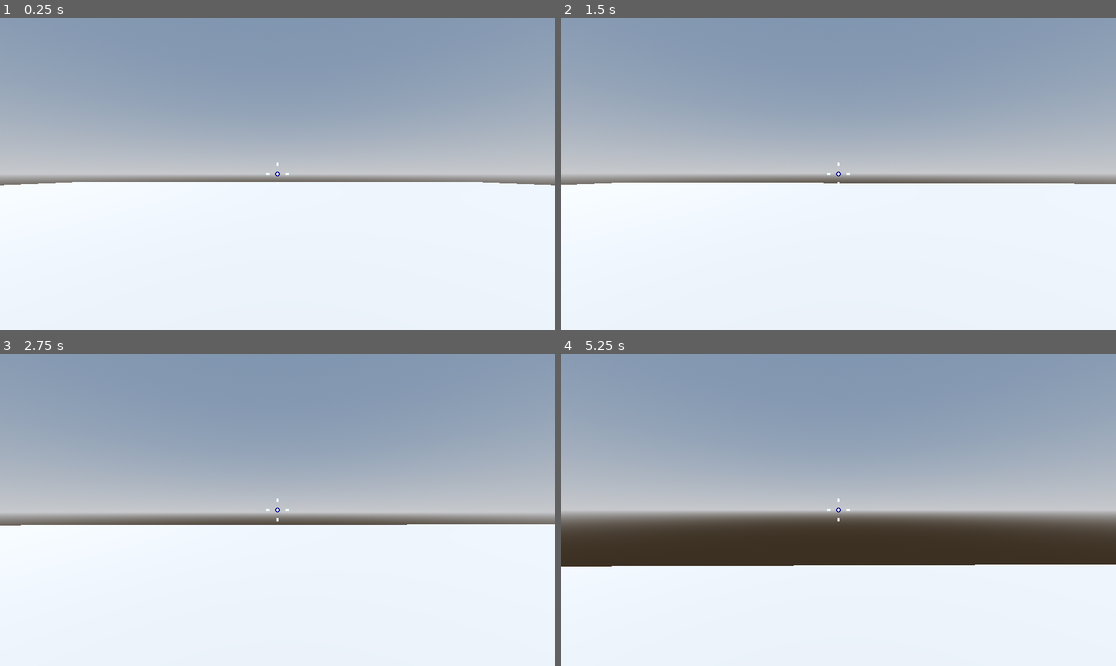
Above: before the commit, frames 1-4 (two rows, left to right).
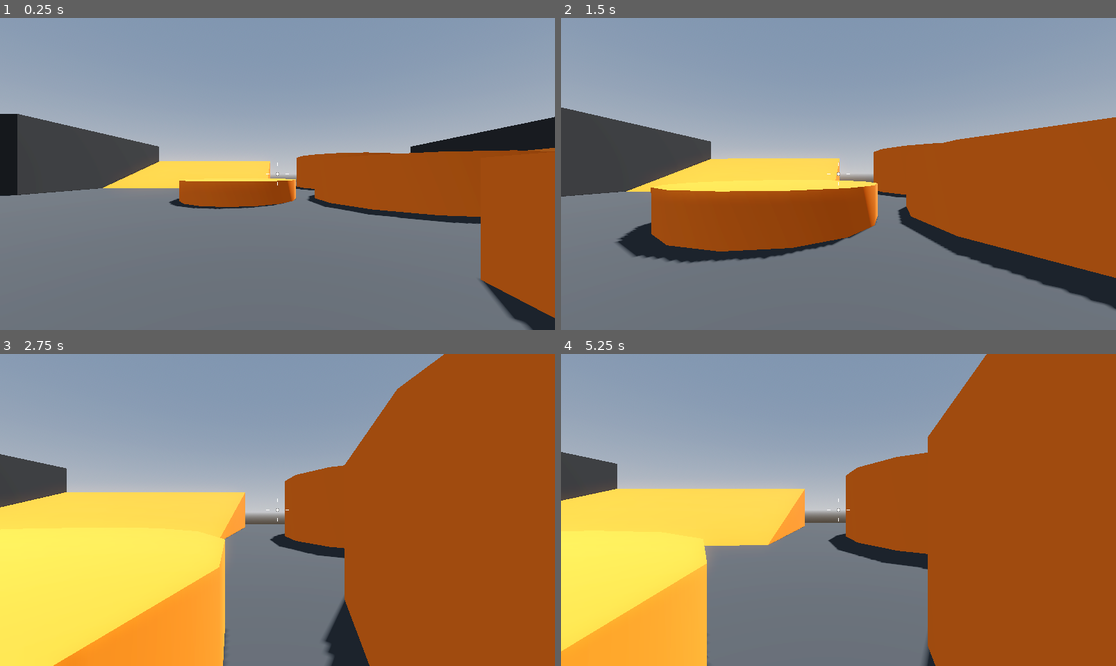
Above: after the commit, the same moments.

Repository: huangwei4478/godot-3d-exercises
Game: Godot game, scene res://Levels/Sandbox.tscn
Two runs of this game, one before a commit and one after it. Both use one fixed random seed, a clock stepped at 60 frames per second and the inputs below.
Inputs (mouse positions are in pixels of both pictures, inside the frame that each line leads up to):
- Up to frame 1 (0.25 s): no input
- Up to frame 2 (1.5 s): tap Enter at 0.5 s; move the mouse to (866, 174) at 0.52 s; hold W (move_forward) from 0.53 s (still down); tap Space (jump) at 0.6, 0.77, 1.07, 1.35 s; move the mouse to (810, 174) at 1.27 s
- Up to frame 3 (2.75 s): keep holding W (move_forward); tap Space (jump) at 1.52, 1.82, 2.1 s; move the mouse to (288, 503) at 2.02 s
- Up to frame 4 (5.25 s): keep holding W (move_forward); move the mouse to (832, 516) at 2.77 s; tap Space (jump) at 2.85, 3.02, 3.32, 3.6, 3.77, 4.07, 4.35, 4.52, 4.82, 5.1 s; move the mouse to (877, 513) at 3.52 s; move the mouse to (794, 506) at 4.27 s; move the mouse to (844, 510) at 5.02 s

The runs differ from the first frame. In frame 1, 60% of the frame differs, in the area x 0-100%, y 30-100%; in frame 2, 61%; in frame 3, 71%; in frame 4, 72%, in the area x 0-100%, y 0-100%.

Commit message:
[add] Prototyping Playground

Diff:
--- /dev/null
+++ b/RoboRampage/Levels/Materials/GrayMaterial.tres
@@ -0,0 +1,4 @@
+[gd_resource type="StandardMaterial3D" format=3 uid="uid://crnjq6y0ewktc"]
+
+[resource]
+albedo_color = Color(0.196078, 0.196078, 0.196078, 1)
--- /dev/null
+++ b/RoboRampage/Levels/Materials/OrangeMaterial.tres
@@ -0,0 +1,4 @@
+[gd_resource type="StandardMaterial3D" format=3 uid="uid://cu3tmrykbqdo0"]
+
+[resource]
+albedo_color = Color(1, 0.470588, 0.0784314, 1)
--- a/RoboRampage/Levels/Sandbox.tscn
+++ b/RoboRampage/Levels/Sandbox.tscn
@@ -1,56 +1,305 @@
-[gd_scene load_steps=8 format=3 uid="uid://d1dqqgyyth5bq"]
-
-[ext_resource type="PackedScene" uid="uid://bjbt8xxva0xgb" path="res://Player/player.tscn" id="1_pgxar"]
-
-[sub_resource type="ProceduralSkyMaterial" id="ProceduralSkyMaterial_u4qdh"]
+[gd_scene load_steps=7 format=3 uid="uid://b5ialeglb8xea"]
+
+[ext_resource type="Material" uid="uid://crnjq6y0ewktc" path="res://Levels/Materials/GrayMaterial.tres" id="1_bsio1"]
+[ext_resource type="PackedScene" uid="uid://bjbt8xxva0xgb" path="res://Player/player.tscn" id="1_yjku4"]
+[ext_resource type="Material" uid="uid://cu3tmrykbqdo0" path="res://Levels/Materials/OrangeMaterial.tres" id="3_djv3r"]
+
+[sub_resource type="ProceduralSkyMaterial" id="ProceduralSkyMaterial_k7jd5"]
 sky_horizon_color = Color(0.64625, 0.65575, 0.67075, 1)
 ground_horizon_color = Color(0.64625, 0.65575, 0.67075, 1)
 
-[sub_resource type="Sky" id="Sky_gbl4p"]
-sky_material = SubResource("ProceduralSkyMaterial_u4qdh")
-
-[sub_resource type="Environment" id="Environment_wiscw"]
+[sub_resource type="Sky" id="Sky_v7kp1"]
+sky_material = SubResource("ProceduralSkyMaterial_k7jd5")
+
+[sub_resource type="Environment" id="Environment_e0sye"]
 background_mode = 2
-sky = SubResource("Sky_gbl4p")
+sky = SubResource("Sky_v7kp1")
 tonemap_mode = 2
 glow_enabled = true
 
-[sub_resource type="StandardMaterial3D" id="StandardMaterial3D_3p77n"]
-albedo_color = Color(0.572549, 0.572549, 0.572549, 1)
-
-[sub_resource type="StandardMaterial3D" id="StandardMaterial3D_kp7rk"]
-albedo_color = Color(0.611765, 0.345098, 0, 1)
-
-[sub_resource type="StandardMaterial3D" id="StandardMaterial3D_ht8we"]
-albedo_color = Color(0.862745, 0.443137, 0, 1)
-
-[node name="Sandbox" type="Node3D"]
+[node name="SandBox" type="Node3D"]
 
 [node name="WorldEnvironment" type="WorldEnvironment" parent="."]
-environment = SubResource("Environment_wiscw")
+environment = SubResource("Environment_e0sye")
 
 [node name="DirectionalLight3D" type="DirectionalLight3D" parent="."]
-transform = Transform3D(-0.866025, -0.433013, 0.25, 0, 0.5, 0.866025, -0.5, 0.75, -0.433013, 0, 32.9312, 0)
+transform = Transform3D(-0.866025, -0.433013, 0.25, 0, 0.5, 0.866025, -0.5, 0.75, -0.433013, 0, 0, 0)
 shadow_enabled = true
 
 [node name="Floor" type="CSGBox3D" parent="."]
 transform = Transform3D(1, 0, 0, 0, 1, 0, 0, 0, 1, 0, -0.5, 0)
-material_override = SubResource("StandardMaterial3D_3p77n")
 use_collision = true
 size = Vector3(64, 1, 64)
-
-[node name="Player" parent="." instance=ExtResource("1_pgxar")]
-transform = Transform3D(1, 0, 0, 0, 1, 0, 0, 0, 1, 0, 1.23723, 0)
-
-[node name="Platform" type="Node3D" parent="."]
-
-[node name="CSGBox3D2" type="CSGBox3D" parent="Platform"]
-transform = Transform3D(1.4052, 0, 0, 0, 1, 0, 0, 0, 1.91852, -1.227, 1.5, 3.36438)
-use_collision = true
-material = SubResource("StandardMaterial3D_kp7rk")
-
-[node name="CSGBox3D" type="CSGBox3D" parent="Platform"]
-transform = Transform3D(1, 0, 0, 0, 1, 0, 0, 0, 1, 0.007, 0.5, 4.432)
-material_override = SubResource("StandardMaterial3D_ht8we")
-use_collision = true
-size = Vector3(4, 1, 4)
+material = ExtResource("1_bsio1")
+
+[node name="Player" parent="." instance=ExtResource("1_yjku4")]
+transform = Transform3D(1, 0, 0, 0, 1, 0, 0, 0, 1, 0, 1, 0)
+
+[node name="LevelObjects" type="Node3D" parent="."]
+
+[node name="Platform" type="CSGBox3D" parent="LevelObjects"]
+transform = Transform3D(1, 0, 0, 0, 1, 0, 0, 0, 1, -14, 0.5, -2)
+use_collision = true
+material = ExtResource("3_djv3r")
+
+[node name="Platform10" type="CSGBox3D" parent="LevelObjects"]
+transform = Transform3D(1, 0, 0, 0, 1, 0, 0, 0, 1, 19, 0.5, -7)
+use_collision = true
+material = ExtResource("3_djv3r")
+
+[node name="Platform11" type="CSGBox3D" parent="LevelObjects"]
+transform = Transform3D(1, 0, 0, 0, 1, 0, 0, 0, 1, 20, 1, -7)
+use_collision = true
+size = Vector3(1, 2, 1)
+material = ExtResource("3_djv3r")
+
+[node name="Platform12" type="CSGBox3D" parent="LevelObjects"]
+transform = Transform3D(1, 0, 0, 0, 1, 0, 0, 0, 1, 22, 1.5, -7)
+use_collision = true
+size = Vector3(1, 3, 1)
+material = ExtResource("3_djv3r")
+
+[node name="Platform13" type="CSGBox3D" parent="LevelObjects"]
+transform = Transform3D(1, 0, 0, 0, 1, 0, 0, 0, 1, 24, 2, -7)
+use_collision = true
+size = Vector3(1, 4, 1)
+material = ExtResource("3_djv3r")
+
+[node name="Platform14" type="CSGBox3D" parent="LevelObjects"]
+transform = Transform3D(1, 0, 0, 0, 1, 0, 0, 0, 1, 19, 0.5, 9)
+use_collision = true
+material = ExtResource("3_djv3r")
+
+[node name="Platform15" type="CSGBox3D" parent="LevelObjects"]
+transform = Transform3D(1, 0, 0, 0, 1, 0, 0, 0, 1, 20, 1, 9)
+use_collision = true
+size = Vector3(1, 2, 1)
+material = ExtResource("3_djv3r")
+
+[node name="Platform16" type="CSGBox3D" parent="LevelObjects"]
+transform = Transform3D(1, 0, 0, 0, 1, 0, 0, 0, 1, 22, 1.5, 9)
+use_collision = true
+size = Vector3(1, 3, 1)
+material = ExtResource("3_djv3r")
+
+[node name="Platform17" type="CSGBox3D" parent="LevelObjects"]
+transform = Transform3D(1, 0, 0, 0, 1, 0, 0, 0, 1, 24, 2, 9)
+use_collision = true
+size = Vector3(1, 4, 1)
+material = ExtResource("3_djv3r")
+
+[node name="Platform18" type="CSGBox3D" parent="LevelObjects"]
+transform = Transform3D(2.98023e-08, 0, 1, 0, 1, 0, -1, 0, 2.98023e-08, 17.25, 0.5, 24.25)
+use_collision = true
+material = ExtResource("3_djv3r")
+
+[node name="Platform19" type="CSGBox3D" parent="LevelObjects"]
+transform = Transform3D(2.98023e-08, 0, 1, 0, 1, 0, -1, 0, 2.98023e-08, 17.25, 1, 23.25)
+use_collision = true
+size = Vector3(1, 2, 1)
+material = ExtResource("3_djv3r")
+
+[node name="Platform20" type="CSGBox3D" parent="LevelObjects"]
+transform = Transform3D(2.98023e-08, 0, 1, 0, 1, 0, -1, 0, 2.98023e-08, 17.25, 1.5, 21.25)
+use_collision = true
+size = Vector3(1, 3, 1)
+material = ExtResource("3_djv3r")
+
+[node name="Platform21" type="CSGBox3D" parent="LevelObjects"]
+transform = Transform3D(2.98023e-08, 0, 1, 0, 1, 0, -1, 0, 2.98023e-08, 17.25, 2, 19.25)
+use_collision = true
+size = Vector3(1, 4, 1)
+material = ExtResource("3_djv3r")
+
+[node name="Platform5" type="CSGBox3D" parent="LevelObjects"]
+transform = Transform3D(1, 0, 0, 0, 1, 0, 0, 0, 1, -24, 5.2, -9.5)
+use_collision = true
+size = Vector3(2, 0.5, 4)
+material = ExtResource("3_djv3r")
+
+[node name="Platform22" type="CSGBox3D" parent="LevelObjects"]
+transform = Transform3D(-4.37114e-08, 0, 1, 0, 1, 0, -1, 0, -4.37114e-08, -10, 5.2, 24)
+use_collision = true
+size = Vector3(5, 0.5, 20)
+material = ExtResource("3_djv3r")
+
+[node name="Platform23" type="CSGBox3D" parent="LevelObjects"]
+transform = Transform3D(-4.37114e-08, 0, 1, 0, 1, 0, -1, 0, -4.37114e-08, 10, 5.2, 24)
+use_collision = true
+size = Vector3(5, 0.5, 20)
+material = ExtResource("3_djv3r")
+
+[node name="Platform6" type="CSGBox3D" parent="LevelObjects"]
+transform = Transform3D(1, 0, 0, 0, 1, 0, 0, 0, 1, -24, 5.6, 10.5)
+use_collision = true
+size = Vector3(2, 0.5, 4)
+material = ExtResource("3_djv3r")
+
+[node name="Platform7" type="CSGBox3D" parent="LevelObjects"]
+transform = Transform3D(1, 0, 0, 0, 1, 0, 0, 0, 1, -19, 5.6, 10.5)
+use_collision = true
+size = Vector3(2, 0.5, 4)
+material = ExtResource("3_djv3r")
+
+[node name="Platform8" type="CSGBox3D" parent="LevelObjects"]
+transform = Transform3D(1, 0, 0, 0, 1, 0, 0, 0, 1, 20.2, 5.6, 10.5)
+use_collision = true
+size = Vector3(2, 0.5, 4)
+material = ExtResource("3_djv3r")
+
+[node name="Platform9" type="CSGBox3D" parent="LevelObjects"]
+transform = Transform3D(1, 0, 0, 0, 1, 0, 0, 0, 1, 26.2, 5.6, -9.5)
+use_collision = true
+size = Vector3(2, 0.5, 4)
+material = ExtResource("3_djv3r")
+
+[node name="UnreachablePlatform" type="CSGBox3D" parent="LevelObjects"]
+transform = Transform3D(1, 0, 0, 0, 1, 0, 0, 0, 1, 3, 0.75, -2)
+use_collision = true
+size = Vector3(1, 1.5, 1)
+material = ExtResource("3_djv3r")
+
+[node name="Platform2" type="CSGBox3D" parent="LevelObjects"]
+transform = Transform3D(1, 0, 0, 0, 1, 0, 0, 0, 1, -14, 1, -3)
+use_collision = true
+size = Vector3(1, 2, 1)
+material = ExtResource("3_djv3r")
+
+[node name="Platform4" type="CSGBox3D" parent="LevelObjects"]
+transform = Transform3D(1, 0, 0, 0, 1, 0, 0, 0, 1, -15, 2, -4)
+use_collision = true
+size = Vector3(1, 4, 1)
+material = ExtResource("3_djv3r")
+
+[node name="Platform3" type="CSGBox3D" parent="LevelObjects"]
+transform = Transform3D(1, 0, 0, 0, 1, 0, 0, 0, 1, -15, 1.5, -2.5)
+use_collision = true
+size = Vector3(1, 3, 2)
+material = ExtResource("3_djv3r")
+
+[node name="Building" type="CSGBox3D" parent="LevelObjects"]
+transform = Transform3D(1, 0, 0, 0, 1, 0, 0, 0, 1, -21, 2.5, -20)
+use_collision = true
+size = Vector3(10, 5, 15)
+material = ExtResource("1_bsio1")
+
+[node name="LargeFlatArea" type="CSGBox3D" parent="LevelObjects"]
+transform = Transform3D(1, 0, 0, 0, 1, 0, 0, 0, 1, 0, 0.5, 18)
+use_collision = true
+size = Vector3(20, 1, 20)
+material = ExtResource("1_bsio1")
+
+[node name="Building2" type="CSGBox3D" parent="LevelObjects"]
+transform = Transform3D(1, 0, 0, 0, 1, 0, 0, 0, 1, -21, 2.5, 1)
+use_collision = true
+size = Vector3(10, 5, 15)
+material = ExtResource("1_bsio1")
+
+[node name="Building3" type="CSGBox3D" parent="LevelObjects"]
+transform = Transform3D(1, 0, 0, 0, 1, 0, 0, 0, 1, -21, 2.5, 20)
+use_collision = true
+size = Vector3(10, 5, 15)
+material = ExtResource("1_bsio1")
+
+[node name="Building4" type="CSGBox3D" parent="LevelObjects"]
+transform = Transform3D(1, 0, 0, 0, 1, 0, 0, 0, 1, 23, 2.5, -20)
+use_collision = true
+size = Vector3(10, 5, 15)
+material = ExtResource("1_bsio1")
+
+[node name="Building5" type="CSGBox3D" parent="LevelObjects"]
+transform = Transform3D(1, 0, 0, 0, 1, 0, 0, 0, 1, 23, 2.5, 1)
+use_collision = true
+size = Vector3(10, 5, 15)
+material = ExtResource("1_bsio1")
+
+[node name="Building6" type="CSGBox3D" parent="LevelObjects"]
+transform = Transform3D(1, 0, 0, 0, 1, 0, 0, 0, 1, 23, 2.5, 20)
+use_collision = true
+size = Vector3(10, 5, 15)
+material = ExtResource("1_bsio1")
+
+[node name="Slope" type="CSGPolygon3D" parent="LevelObjects"]
+transform = Transform3D(3, 0, 0, 0, 3, 0, 0, 0, 3, 15, 0, -12.5)
+use_collision = true
+polygon = PackedVector2Array(0, 0, 1, 1, 1, 0)
+depth = 5.0
+material = ExtResource("3_djv3r")
+
+[node name="Slope2" type="CSGPolygon3D" parent="LevelObjects"]
+transform = Transform3D(-1.31134e-07, 0, 3, 0, 3, 0, -3, 0, -1.31134e-07, -1, 0, -18.5)
+use_collision = true
+polygon = PackedVector2Array(0, 0, 3, 1, 3, 0)
+depth = 5.0
+material = ExtResource("3_djv3r")
+
+[node name="CSGCylinder3D" type="CSGCylinder3D" parent="LevelObjects"]
+transform = Transform3D(1, 0, 0, 0, 1, 0, 0, 0, 1, 7, 1, -11)
+use_collision = true
+radius = 5.0
+sides = 16
+material = ExtResource("3_djv3r")
+
+[node name="CSGCylinder3D3" type="CSGCylinder3D" parent="LevelObjects"]
+transform = Transform3D(1, 0, 0, 0, 1, 0, 0, 0, 1, -2, 0.5, -11)
+use_collision = true
+radius = 3.0
+height = 1.0
+sides = 16
+material = ExtResource("3_djv3r")
+
+[node name="CSGCylinder3D4" type="CSGCylinder3D" parent="LevelObjects"]
+transform = Transform3D(1, 0, 0, 0, 1, 0, 0, 0, 1, 9, 0.5, -5)
+use_collision = true
+radius = 3.0
+height = 1.0
+sides = 16
+material = ExtResource("3_djv3r")
+
+[node name="CSGCylinder3D5" type="CSGCylinder3D" parent="LevelObjects"]
+transform = Transform3D(1, 0, 0, 0, 1, 0, 0, 0, 1, -4, 1.5, 18)
+use_collision = true
+radius = 3.0
+height = 1.0
+sides = 16
+material = ExtResource("3_djv3r")
+
+[node name="CSGCylinder3D6" type="CSGCylinder3D" parent="LevelObjects"]
+transform = Transform3D(1, 0, 0, 0, 1, 0, 0, 0, 1, 4, 1.5, 15)
+use_collision = true
+radius = 3.0
+height = 1.0
+sides = 16
+material = ExtResource("3_djv3r")
+
+[node name="CSGCylinder3D7" type="CSGCylinder3D" parent="LevelObjects"]
+transform = Transform3D(1, 0, 0, 0, 1, 0, 0, 0, 1, -9, 2.5, 15)
+use_collision = true
+radius = 3.0
+height = 1.0
+sides = 16
+material = ExtResource("3_djv3r")
+
+[node name="CSGCylinder3D8" type="CSGCylinder3D" parent="LevelObjects"]
+transform = Transform3D(1, 0, 0, 0, 1, 0, 0, 0, 1, -13, 3.5, 17)
+use_collision = true
+radius = 2.0
+height = 1.0
+sides = 16
+material = ExtResource("3_djv3r")
+
+[node name="CSGCylinder3D9" type="CSGCylinder3D" parent="LevelObjects"]
+transform = Transform3D(1, 0, 0, 0, 1, 0, 0, 0, 1, -15, 4.5, 18)
+use_collision = true
+radius = 1.0
+height = 1.0
+sides = 16
+material = ExtResource("3_djv3r")
+
+[node name="CSGCylinder3D2" type="CSGCylinder3D" parent="LevelObjects"]
+transform = Transform3D(1, 0, 0, 0, 1, 0, 0, 0, 1, 7, 1.5, -21)
+use_collision = true
+radius = 5.0
+height = 3.0
+sides = 16
+material = ExtResource("3_djv3r")
--- a/RoboRampage/Player/Crosshair.gd
+++ b/RoboRampage/Player/Crosshair.gd
@@ -1,34 +1,12 @@
 @tool
 extends Control
 
-func _draw():
-	draw_circle(Vector2.ZERO, 5.0, Color.DARK_BLUE)
-	draw_circle(Vector2.ZERO, 3.0, Color.AZURE)
+func _draw() -> void:
+	draw_circle(Vector2.ZERO, 4, Color.DIM_GRAY)
+	draw_circle(Vector2.ZERO, 3, Color.WHITE)
 
-	draw_line(
-		Vector2(16, 0),
-		Vector2(24, 0),
-		Color.AZURE,
-		3
-	)
+	draw_line(Vector2(16, 0), Vector2(24, 0), Color.WHITE, 2)
+	draw_line(Vector2(-16, 0), Vector2(-24, 0), Color.WHITE, 2)
 
-	draw_line(
-		Vector2(-16, 0),
-		Vector2(-24, 0),
-		Color.AZURE,
-		3
-	)
-
-	draw_line(
-		Vector2(0, 16),
-		Vector2(0, 24),
-		Color.AZURE,
-		3
-	)
-
-	draw_line(
-		Vector2(0, -16),
-		Vector2(0, -24),
-		Color.AZURE,
-		3
-	)
+	draw_line(Vector2(0, 16), Vector2(0, 24), Color.WHITE, 2)
+	draw_line(Vector2(0, -16), Vector2(0, -24), Color.WHITE, 2)
--- a/RoboRampage/Player/SmoothCamera.gd
+++ b/RoboRampage/Player/SmoothCamera.gd
@@ -2,7 +2,10 @@
 
 @export var speed := 44.0
 
-func _physics_process(delta):
-	var weight = clamp(delta * speed, 0.0, 1.0)
-	global_transform = global_transform.interpolate_with(get_parent().global_transform, weight)
+func _physics_process(delta: float) -> void:
+	var weight =  clamp(delta * speed, 0.0, 1.0)
+
+	global_transform = global_transform.interpolate_with(
+		get_parent().global_transform, weight
+	)
 	global_position = get_parent().global_position
--- a/RoboRampage/Player/player.gd
+++ b/RoboRampage/Player/player.gd
@@ -3,28 +3,26 @@
 
 const SPEED = 5.0
 
-@export var jump_height: float = 1.0		# 1 meter in the air
-@export var fall_multipler: float = 2.0		# fall faster while in the air
+@export var jump_height: float = 1.0
+@export var fall_multiplier: float = 2.5
 
 # Get the gravity from the project settings to be synced with RigidBody nodes.
-var gravity = ProjectSettings.get_setting("physics/3d/default_gravity")
+var gravity: float = ProjectSettings.get_setting("physics/3d/default_gravity")
 var mouse_motion := Vector2.ZERO
 
-@onready var camera_pivot = $CameraPivot
+@onready var camera_pivot: Node3D = $CameraPivot
 
 func _ready() -> void:
 	Input.mouse_mode = Input.MOUSE_MODE_CAPTURED
 
-func _physics_process(delta):
-
-	handle_rotation()
-
+func _physics_process(delta: float) -> void:
+	handle_camera_rotation()
 	# Add the gravity.
 	if not is_on_floor():
 		if velocity.y >= 0:
 			velocity.y -= gravity * delta
 		else:
-			velocity.y -= gravity * delta * fall_multipler
+			velocity.y -= gravity * delta * fall_multiplier
 
 	# Handle Jump.
 	if Input.is_action_just_pressed("jump") and is_on_floor():
@@ -32,8 +30,8 @@
 
 	# Get the input direction and handle the movement/deceleration.
 	# As good practice, you should replace UI actions with custom gameplay actions.
-	var input_dir = Input.get_vector("move_left", "move_right", "move_forward", "move_back")
-	var direction = (transform.basis * Vector3(input_dir.x, 0, input_dir.y)).normalized()
+	var input_dir := Input.get_vector("move_left", "move_right", "move_forward", "move_back")
+	var direction := (transform.basis * Vector3(input_dir.x, 0, input_dir.y)).normalized()
 	if direction:
 		velocity.x = direction.x * SPEED
 		velocity.z = direction.z * SPEED
@@ -47,12 +45,13 @@
 	if event is InputEventMouseMotion:
 		if Input.mouse_mode == Input.MOUSE_MODE_CAPTURED:
 			mouse_motion = -event.relative * 0.001
-
 	if event.is_action_pressed("ui_cancel"):
 		Input.mouse_mode = Input.MOUSE_MODE_VISIBLE
 
-func handle_rotation() -> void:
+func handle_camera_rotation() -> void:
 	rotate_y(mouse_motion.x)
 	camera_pivot.rotate_x(mouse_motion.y)
-	camera_pivot.rotation_degrees.x = clampf(camera_pivot.rotation_degrees.x, -90, 90)
+	camera_pivot.rotation_degrees.x = clampf(
+		camera_pivot.rotation_degrees.x, -90.0, 90.0
+	)
 	mouse_motion = Vector2.ZERO
--- a/RoboRampage/icon.svg
+++ b/RoboRampage/icon.svg
@@ -1 +1 @@
-<svg height="128" width="128" xmlns="http://www.w3.org/2000/ …(175 unchanged characters)… "M105 673v33q407 354 814 0v-33z"/><path d="m105 673 152 14q12 1 15 14l4 67 132 10 8-61q2-11 15-15h162q13 4 15 15l8 61 132-10 4-67q3-13 15-14l152-14V427q30-39 56-81-35-59-83-108-43 20-82 47-40-37-88-64 7-51 8-102-59-28-123-42-26 43-46 89-49-7-98 0-20-46-46-89-64 14-123 42 1 51 8 102-48 27-88 64-39-27-82-47-48 49-83 108 26 42 56 81zm0 33v39c0 276 813 276 814 0v-39l-134 12-5 69q-2 10-14 13l-162 11q-12 0-16-11l-10-65H446l-10 65q-4 11-16 11l-162-11q-12-3-14-13l-5-69z" fill="#478cbf"/><path d="M483 600c0 34 58 34 58 0v-86c0-34-58-34-58 0z"/><circle cx="725" cy="526" r= …(144 unchanged characters)…
+<svg height="128" width="128" xmlns="http://www.w3.org/2000/ …(175 unchanged characters)… "M105 673v33q407 354 814 0v-33z"/><path fill="#478cbf" d="m105 673 152 14q12 1 15 14l4 67 132 10 8-61q2-11 15-15h162q13 4 15 15l8 61 132-10 4-67q3-13 15-14l152-14V427q30-39 56-81-35-59-83-108-43 20-82 47-40-37-88-64 7-51 8-102-59-28-123-42-26 43-46 89-49-7-98 0-20-46-46-89-64 14-123 42 1 51 8 102-48 27-88 64-39-27-82-47-48 49-83 108 26 42 56 81zm0 33v39c0 276 813 276 813 0v-39l-134 12-5 69q-2 10-14 13l-162 11q-12 0-16-11l-10-65H447l-10 65q-4 11-16 11l-162-11q-12-3-14-13l-5-69z"/><path d="M483 600c3 34 55 34 58 0v-86c-3-34-55-34-58 0z"/><circle cx="725" cy="526" r= …(144 unchanged characters)…
--- a/RoboRampage/project.godot
+++ b/RoboRampage/project.godot
@@ -10,8 +10,8 @@
 
 [application]
 
-config/name="RoboRampage"
-run/main_scene="res://Levels/Sandbox.tscn"
+config/name="Robo Rampage"
+run/main_scene="res://Levels/SandBox.tscn"
 config/features=PackedStringArray("4.1", "Forward Plus")
 config/icon="res://icon.svg"
 
@@ -20,6 +20,11 @@
 move_forward={
 "deadzone": 0.5,
 "events": [Object(InputEventKey,"resource_local_to_scene":false,"resource_name":"","device":-1,"window_id":0,"alt_pressed":false,"shift_pressed":false,"ctrl_pressed":false,"meta_pressed":false,"pressed":false,"keycode":0,"physical_keycode":87,"key_label":0,"unicode":119,"echo":false,"script":null)
+]
+}
+move_back={
+"deadzone": 0.5,
+"events": [Object(InputEventKey,"resource_local_to_scene":false,"resource_name":"","device":-1,"window_id":0,"alt_pressed":false,"shift_pressed":false,"ctrl_pressed":false,"meta_pressed":false,"pressed":false,"keycode":0,"physical_keycode":83,"key_label":0,"unicode":115,"echo":false,"script":null)
 ]
 }
 move_left={
@@ -32,11 +37,6 @@
 "events": [Object(InputEventKey,"resource_local_to_scene":false,"resource_name":"","device":-1,"window_id":0,"alt_pressed":false,"shift_pressed":false,"ctrl_pressed":false,"meta_pressed":false,"pressed":false,"keycode":0,"physical_keycode":68,"key_label":0,"unicode":100,"echo":false,"script":null)
 ]
 }
-move_back={
-"deadzone": 0.5,
-"events": [Object(InputEventKey,"resource_local_to_scene":false,"resource_name":"","device":-1,"window_id":0,"alt_pressed":false,"shift_pressed":false,"ctrl_pressed":false,"meta_pressed":false,"pressed":false,"keycode":0,"physical_keycode":83,"key_label":0,"unicode":115,"echo":false,"script":null)
-]
-}
 jump={
 "deadzone": 0.5,
 "events": [Object(InputEventKey,"resource_local_to_scene":false,"resource_name":"","device":-1,"window_id":0,"alt_pressed":false,"shift_pressed":false,"ctrl_pressed":false,"meta_pressed":false,"pressed":false,"keycode":0,"physical_keycode":32,"key_label":0,"unicode":32,"echo":false,"script":null)
Not shown: 2 places in RoboRampage/Player/player.tscn that only renumber resources
Not shown, changed: RoboRampage/icon.svg.import
